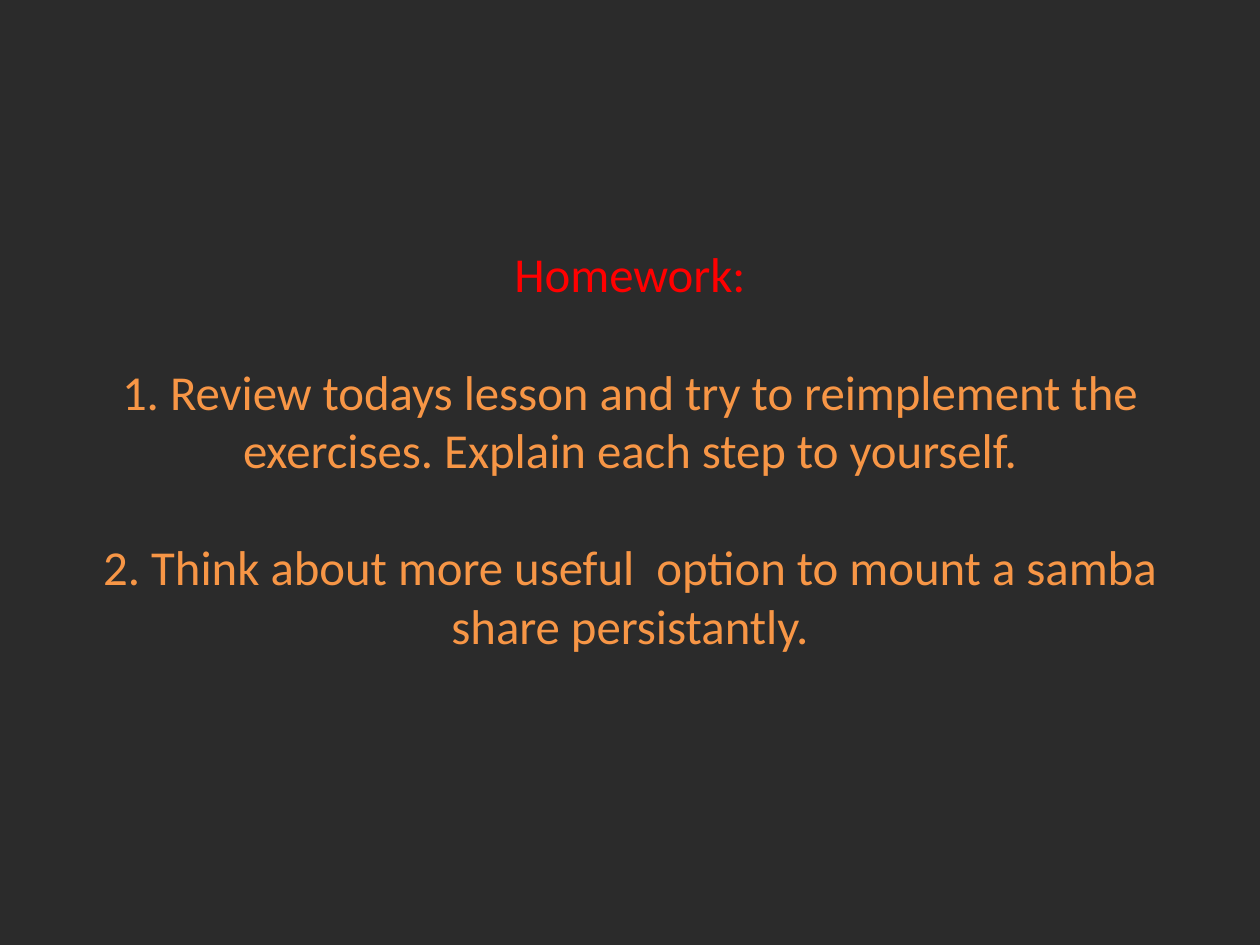
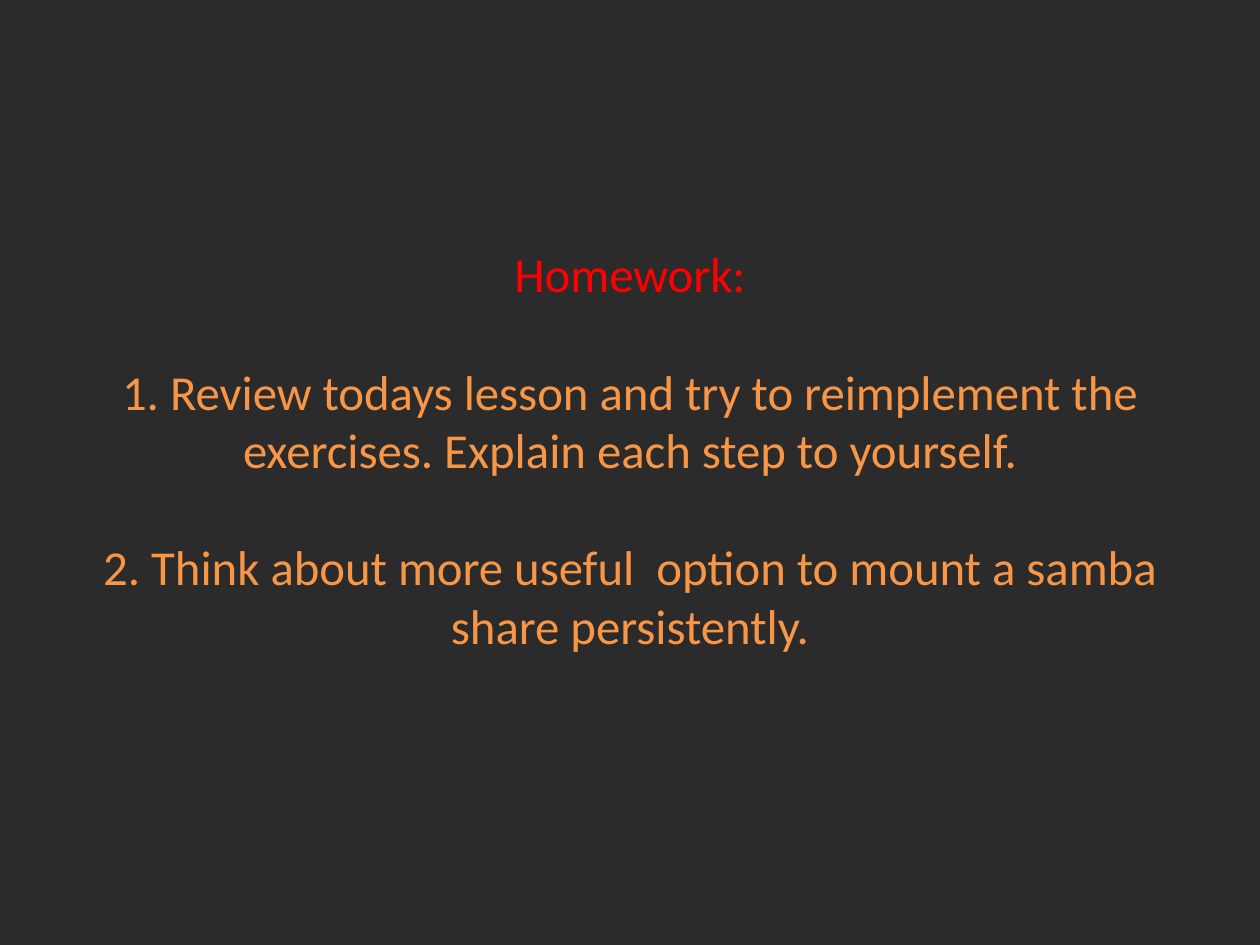
Before and after one commit to Academy-Soft-Intellect/Linux-Course, a slide deck: slide 12 of 12.SSH_NFS_SAMBA/12-SSH_NFS_SAMBA.pptx. Drawn at 1260x945 pixels with LibreOffice and Linux fonts; fonts in the diff are those of the drawing; background and template pictures are left out; a plain dark background stands for a picture behind light text. Boxes give left, top, right and bottom in pixels: in the first picture for what was removed or moved away, otherwise in the second. Text is boxed around its words. In the diff, an @@ line names an element or a change of style, - is before the commit and + after.

```diff
--- a/12.SSH_NFS_SAMBA/12-SSH_NFS_SAMBA.pptx
+++ b/12.SSH_NFS_SAMBA/12-SSH_NFS_SAMBA.pptx
@@ title at [103,258,1156,652]: text changed @@
-Homework:
-1. Review todays lesson and try to reimplement the exercises. Explain each step to yourself.
-2. Think about more useful option to mount a samba share persistantly.
+Homework:
+1. Review todays lesson and try to reimplement the exercises. Explain each step to yourself.
+2. Think about more useful option to mount a samba share persistently.
```
Also in this commit, not shown: 1 other slide changed, 1 other file.
